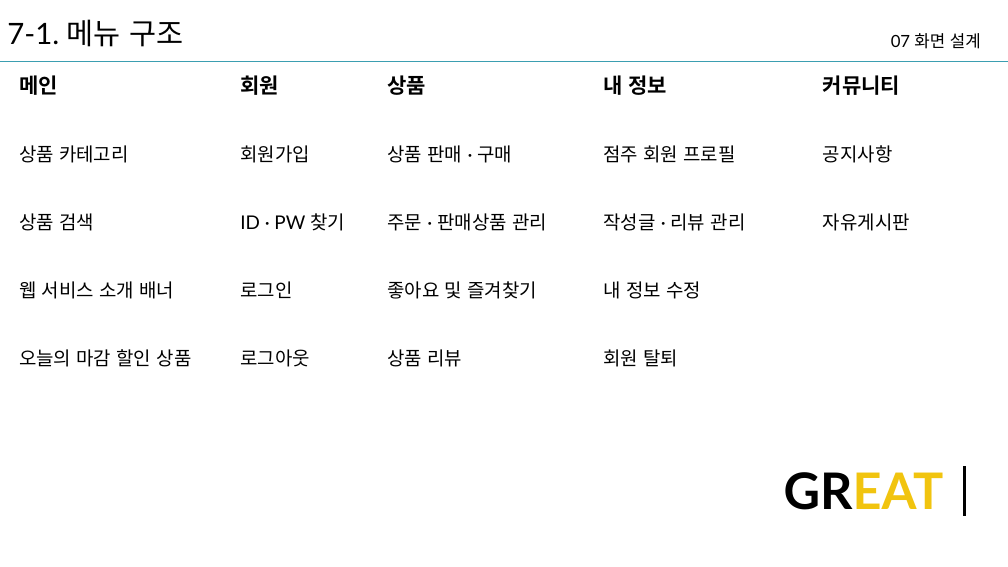
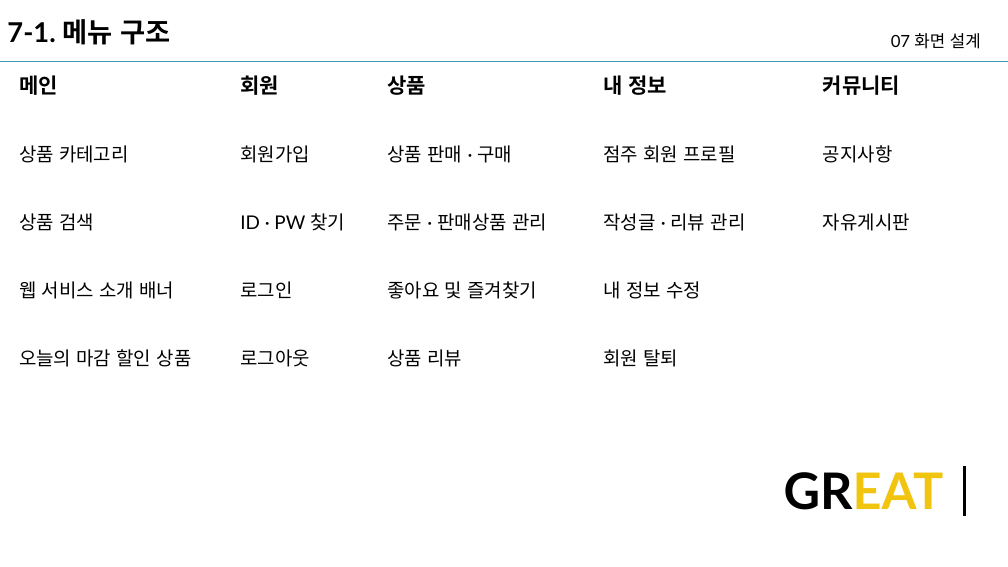
Before and after one commit to Heoveloper/Heoveloper.github.io, a slide deck: slide 2 of outputs/GREAT 화면 설계_허준혁.pptx. Drawn at 1008x567 pixels with LibreOffice and Linux fonts; fonts in the diff are those of the drawing. Boxes give left, top, right and bottom in pixels: in the first picture for what was removed or moved away, otherwise in the second. Text is boxed around its words. In the diff, an @@ line names an element or a change of style, - is before the commit and + after.

Commit message:
mod pptx

```diff
--- a/outputs/GREAT 화면 설계_허준혁.pptx
+++ b/outputs/GREAT 화면 설계_허준혁.pptx
@@ text "7-1. 메뉴 구조" at <box>7,19,170,45</box>: size 28 to 26 pt, bold on @@
```
